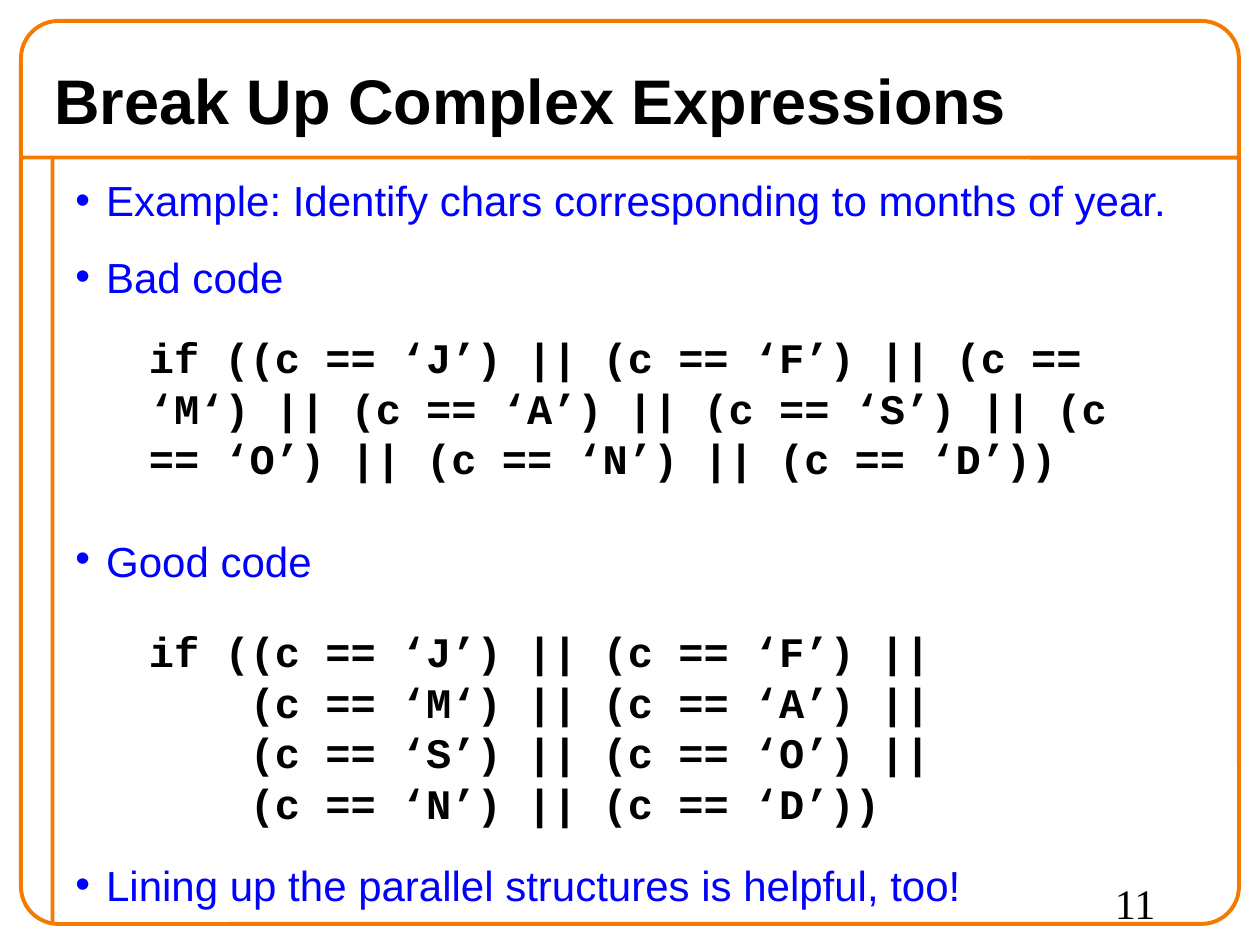
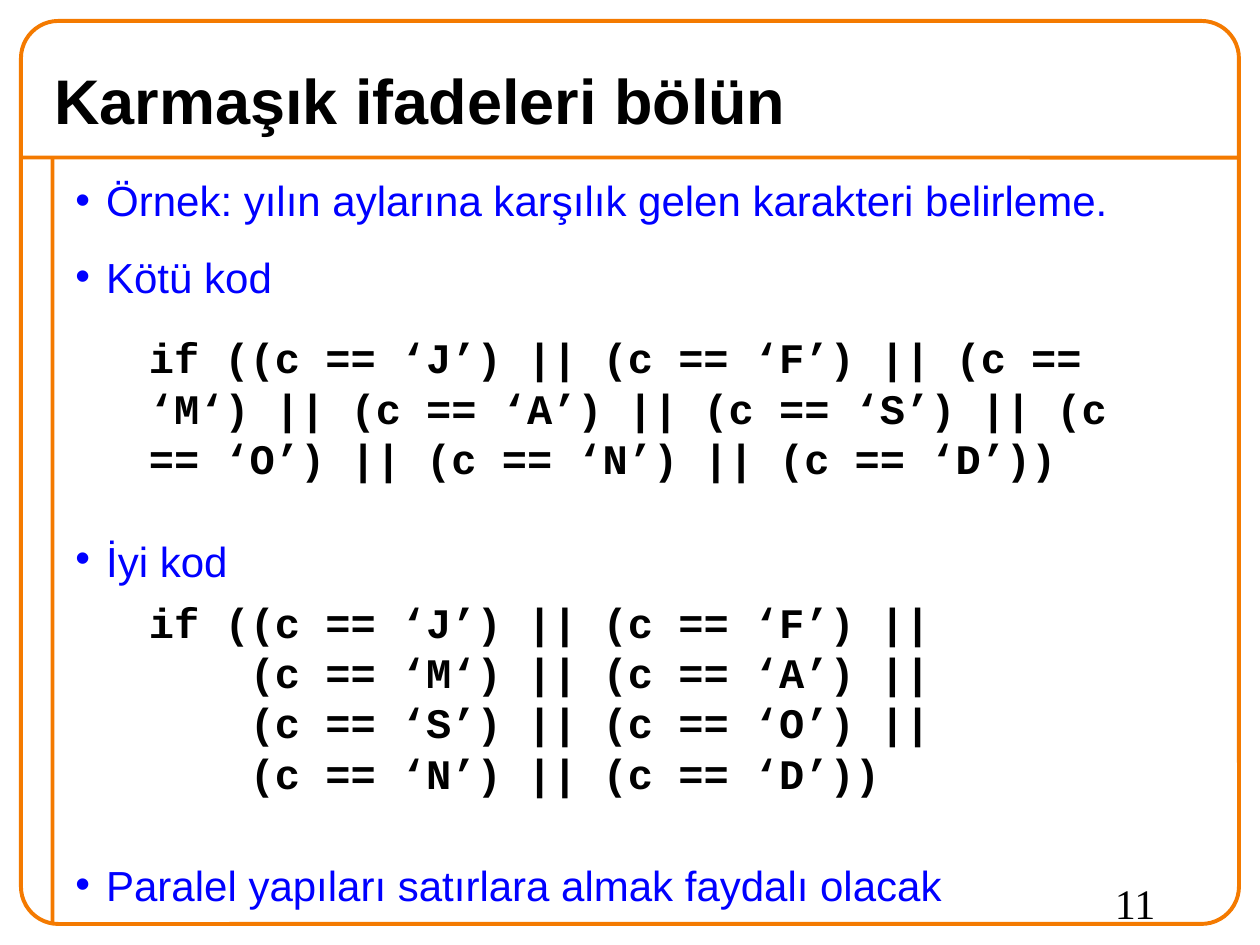
Before and after one commit to 19ceng/ceng201pro, a slide deck: slide 11 of 04mod.odp. Drawn at 1260x945 pixels with LibreOffice and Linux fonts; fonts in the diff are those of the drawing; background and template pictures are left out. Boxes give left, top, right and bottom in pixels: in the first picture for what was removed or moved away, otherwise in the second. Text is boxed around its words. In the diff, an @@ line names an element or a change of style, - is before the commit and + after.

```diff
--- a/04mod.odp
+++ b/04mod.odp
@@ title at (x1=54, y1=78, x2=785, y2=136): text changed @@
-Break Up Complex Expressions
+Karmaşık ifadeleri bölün
@@ text at (x1=106, y1=182, x2=1107, y2=909): text changed @@
-• Example: Identify chars corresponding to months of year.
-• Bad code
-• Good code
-• Lining up the parallel structures is helpful, too!
+• Örnek: yılın aylarına karşılık gelen karakteri belirleme.
+• Kötü kod
+• İyi kod
+• Paralel yapıları satırlara almak faydalı olacak
@@ text "if ((c == ‘J’) || ..." moved from (x1=149, y1=637, x2=880, y2=828) to (x1=149, y1=607, x2=880, y2=798) @@
```
Also in this commit, not shown: 22 other slides changed, 13 slides added, 13 slides removed, 4 other files.
